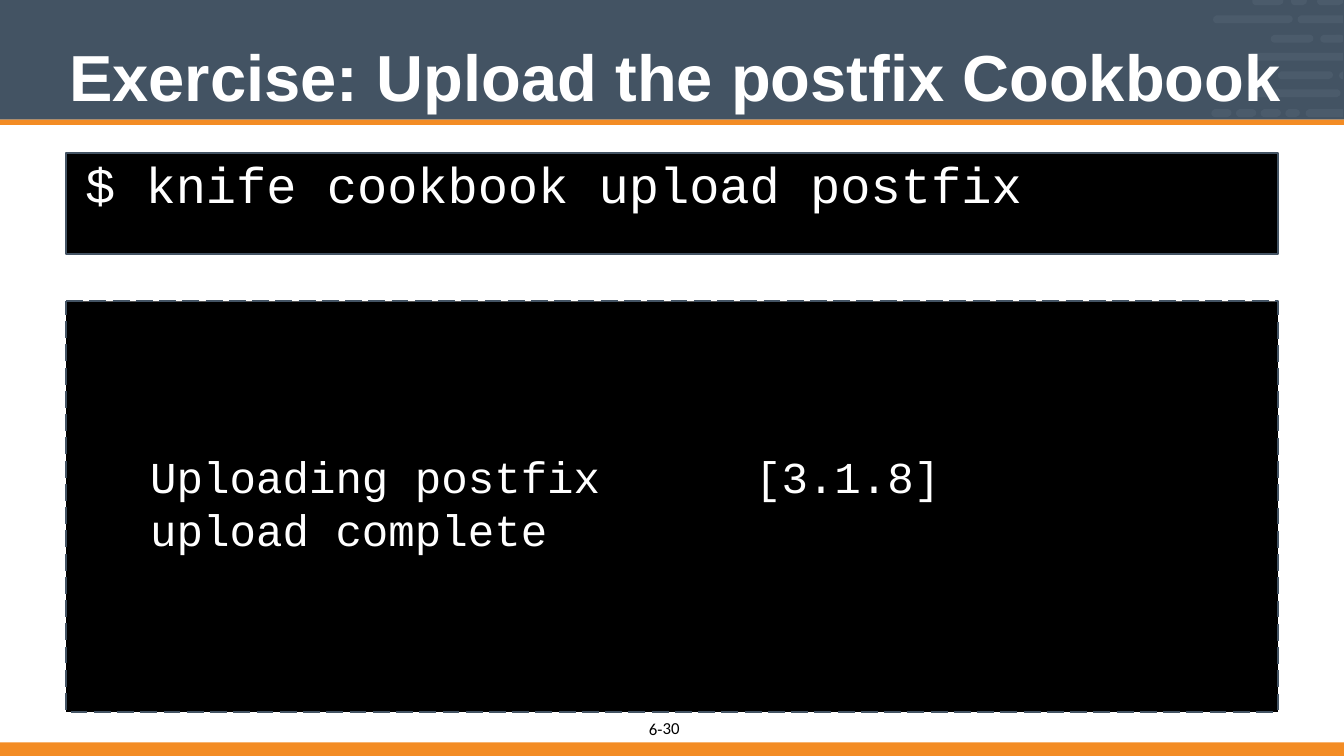
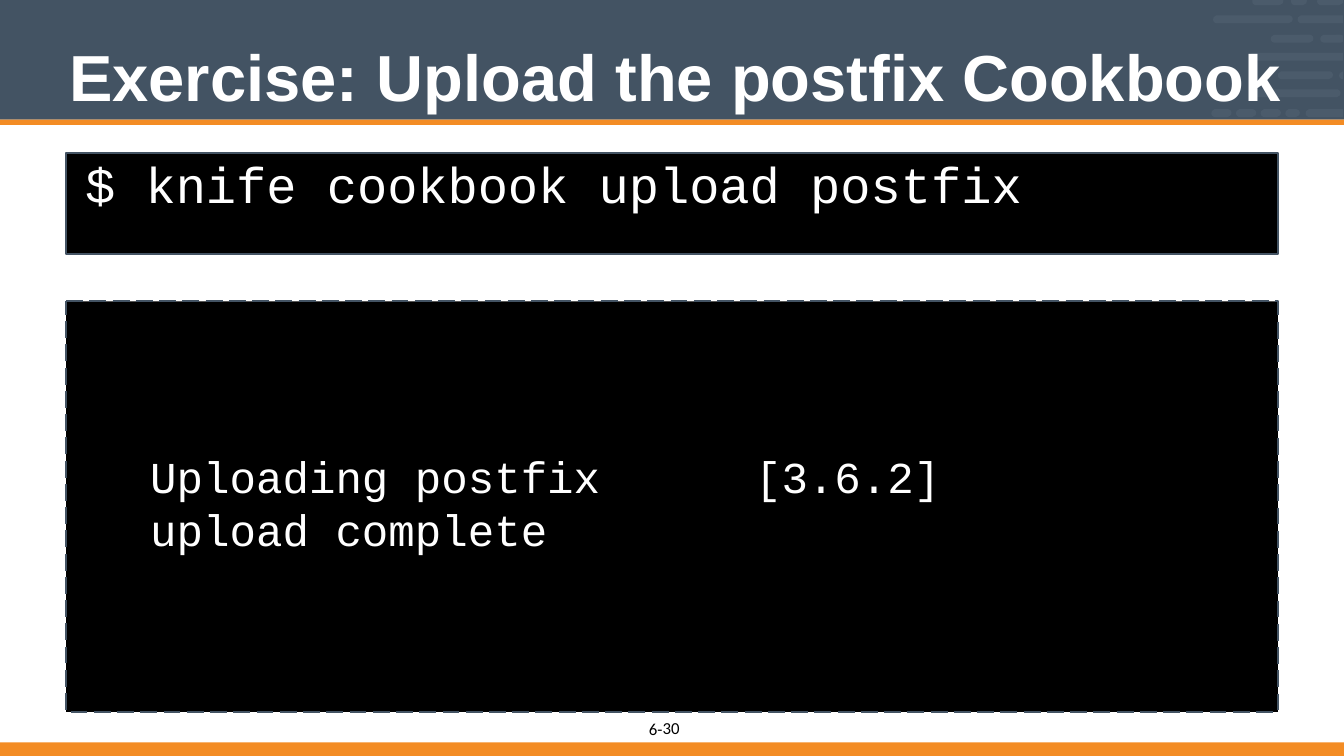
Before and after one commit to vinyar/chef-intermediate, a slide deck: slide 30 of 06-implementing_chef_handlers.pptx. Drawn at 1344x756 pixels with LibreOffice and Linux fonts; fonts in the diff are those of the drawing. Boxes give left, top, right and bottom in pixels: in the first picture for what was removed or moved away, otherwise in the second. Text is boxed around its words. In the diff, an @@ line names an element or a change of style, - is before the commit and + after.

```diff
--- a/06-implementing_chef_handlers.pptx
+++ b/06-implementing_chef_handlers.pptx
@@ text at bbox=[150, 462, 940, 502]: text changed @@
-Uploading postfix [3.1.8]
+Uploading postfix [3.6.2]
```
Also in this commit, not shown: 4 other slides changed.
